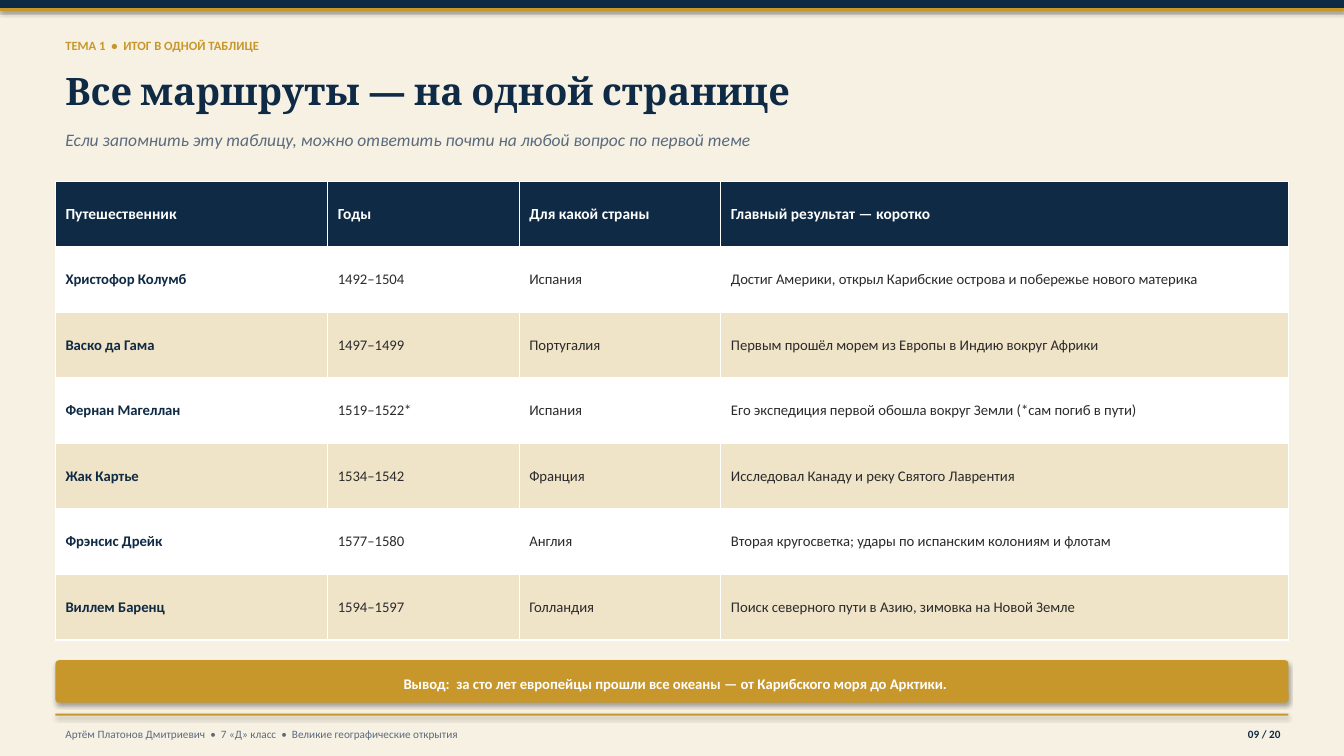
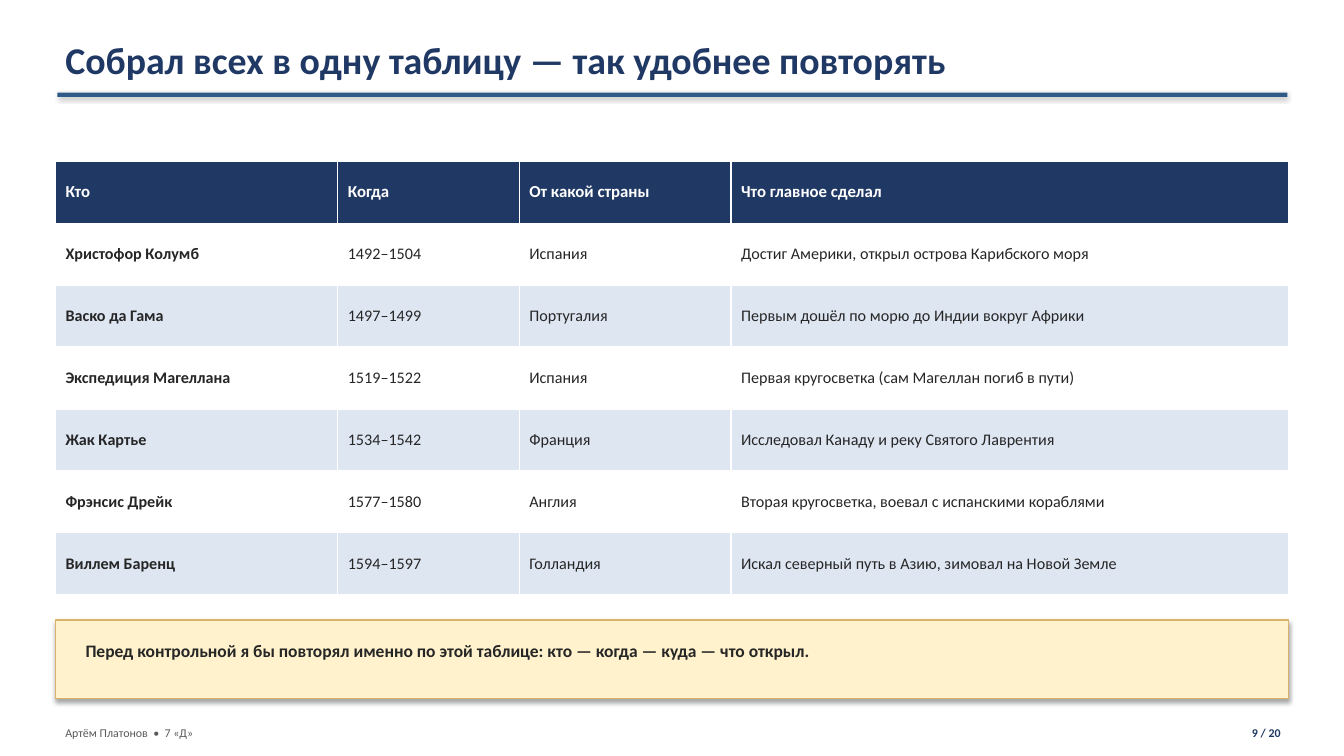
Before and after one commit to Artins200/slide, a slide deck: slide 9 of Великие_географические_открытия_Платонов_Артём_7Д.pptx. Drawn at 1344x756 pixels with LibreOffice and Linux fonts; fonts in the diff are those of the drawing; background and template pictures are left out. Boxes give left, top, right and bottom in pixels: in the first picture for what was removed or moved away, otherwise in the second. Text is boxed around its words. In the diff, an @@ line names an element or a change of style, - is before the commit and + after.

```diff
--- a/Великие_географические_открытия_Платонов_Артём_7Д.pptx
+++ b/Великие_географические_открытия_Платонов_Артём_7Д.pptx
@@ background #F7F1E3 to picture (left out) @@
@@ rectangle removed at bbox=[0, 0, 1344, 8] @@
@@ text removed at bbox=[65, 40, 259, 52] @@
-ТЕМА 1 • ИТОГ В ОДНОЙ ТАБЛИЦЕ
@@ text added at bbox=[65, 48, 945, 80], 27 pt, text #1F3864, bold @@
+Собрал всех в одну таблицу — так удобнее повторять
@@ text removed at bbox=[65, 76, 790, 114] @@
-Все маршруты — на одной странице
@@ rectangle: place and size @@
-rectangle at bbox=[0, 8, 1344, 11]
+rectangle at bbox=[57, 93, 1288, 97]
@@ rectangle at bbox=[57, 93, 1288, 97]: fill #C8972B to #2E5A88 @@
@@ text removed at bbox=[65, 134, 750, 149] @@
-Если запомнить эту таблицу, можно ответить почти на любой вопрос по первой теме
@@ table at bbox=[55, 161, 1289, 595] @@
-row 1: Путешественник | Годы | Для какой страны | Главный результат — коротко
+row 1: Кто | Когда | От какой страны | Что главное сделал
-row 2, column 4: Достиг Америки, открыл Карибские острова и побережье нового материка
+row 2, column 4: Достиг Америки, открыл острова Карибского моря
-row 3, column 4: Первым прошёл морем из Европы в Индию вокруг Африки
+row 3, column 4: Первым дошёл по морю до Индии вокруг Африки
-row 4: Фернан Магеллан | 1519–1522* | Испания | Его экспедиция первой обошла вокруг Земли (*сам погиб в пути)
+row 4: Экспедиция Магеллана | 1519–1522 | Испания | Первая кругосветка (сам Магеллан погиб в пути)
-row 6, column 4: Вторая кругосветка; удары по испанским колониям и флотам
+row 6, column 4: Вторая кругосветка, воевал с испанскими кораблями
-row 7, column 4: Поиск северного пути в Азию, зимовка на Новой Земле
+row 7, column 4: Искал северный путь в Азию, зимовал на Новой Земле
@@ fill #0F2A44 to #1F3864 in row 1 @@
@@ fill #EFE3C8 to #DEE6F2 in 12 cells @@
@@ size 10.5 to 11.5 pt in "Христофор Колумб", "1492–1504", "Испания", "Васко да Гама" and 13 more places @@
@@ text colour #0F2A44 to #262626 in "Христофор Колумб", "Васко да Гама", "Жак Картье", "Фрэнсис Дрейк" and 1 more places @@
@@ text colour #2B2B2B to #262626 in "1492–1504", "Испания", "1497–1499", "Португалия" and 8 more places @@
@@ table: place and size @@
-table at bbox=[55, 181, 1289, 640]
+table at bbox=[55, 161, 1289, 595]
@@ rectangle: place and size @@
-rectangle at bbox=[55, 714, 1289, 716]
+rectangle at bbox=[55, 620, 1289, 699]
@@ rectangle at bbox=[55, 620, 1289, 699]: fill #C8972B to #FFF2CC; outline none to #D9B36A 1 pt @@
@@ text added at bbox=[86, 645, 809, 660], 12.5 pt, text #262626, bold @@
+Перед контрольной я бы повторял именно по этой таблице: кто — когда — куда — что открыл.
@@ rounded rectangle removed at bbox=[55, 660, 1289, 703] @@
@@ text removed at bbox=[404, 679, 947, 692] @@
-Вывод: за сто лет европейцы прошли все океаны — от Карибского моря до Арктики.
@@ text at bbox=[65, 729, 193, 739]: text changed; size 8 to 8.5 pt; text colour #5A6B7D to #595959 @@
-Артём Платонов Дмитриевич • 7 «Д» класс • Великие географические открытия
+Артём Платонов • 7 «Д»
@@ text at bbox=[1252, 729, 1281, 737]: text changed; size 8 to 8.5 pt; text colour #0F2A44 to #1F3864 @@
-09 / 20
+9 / 20
```
Also in this commit, not shown: 7 other slides changed, 12 slides added, 12 slides removed, 12 other files.
